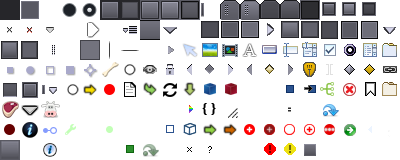
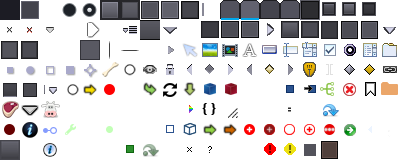
Revision of a layered 400x160 image; what changed, layer by layer:
hid "Folder" (1st of 2) over 382, 82, 397, 96
added layer "Doc" above "Folder" over 124, 83, 135, 96
added layer "Folder" (2nd of 2) above "Body" over 381, 82, 398, 95
painted on "Body" over 0, 0, 378, 160
added layer "Layer 14" above "MainObjects" over 321, 141, 338, 159
painted on "MainObjects" over 124, 82, 136, 97
